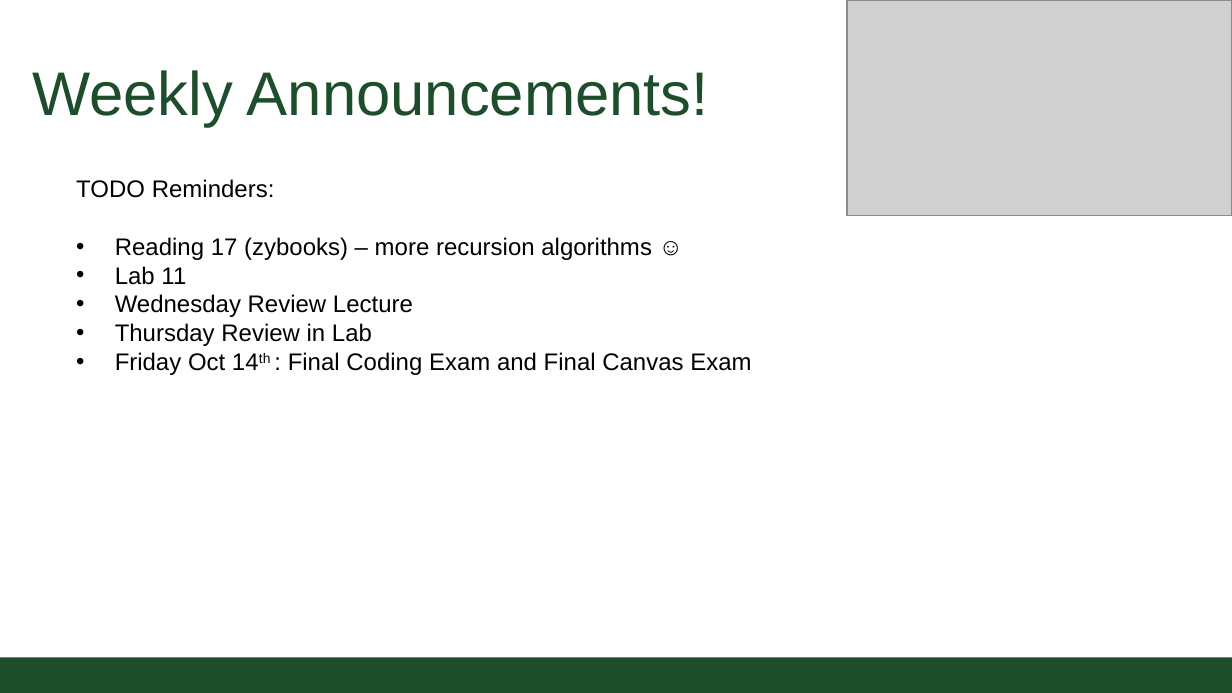
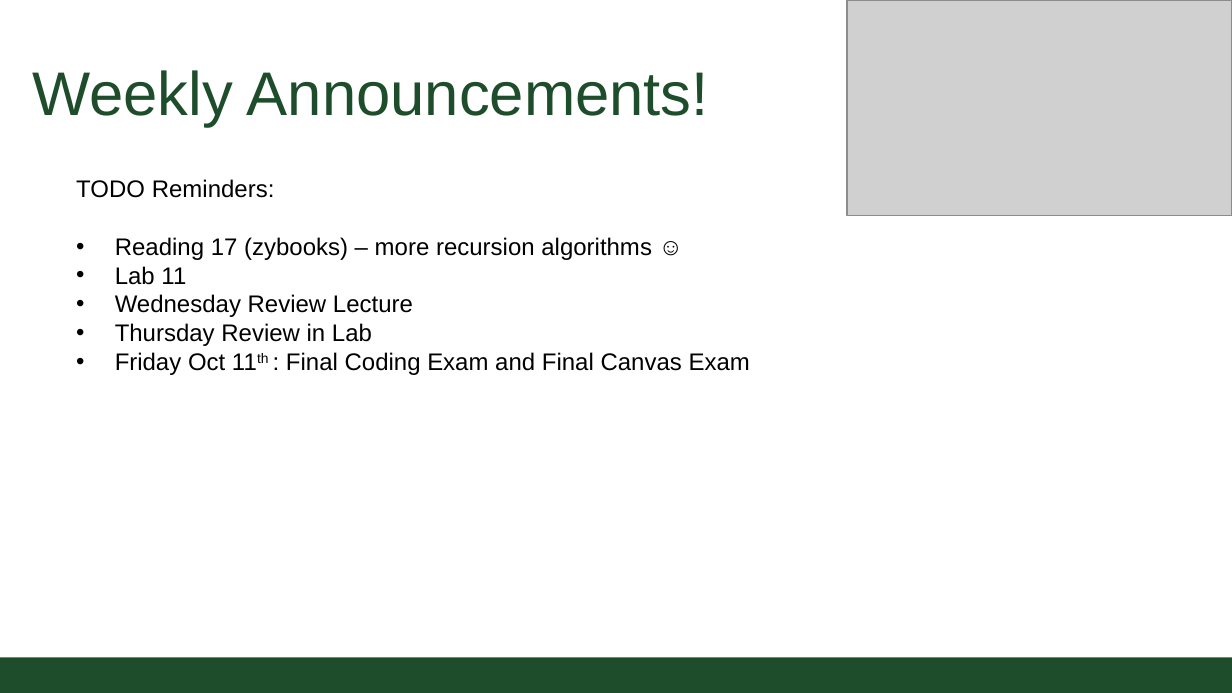
Before and after one commit to CSU-CS152/Handouts, a slide deck: slide 2 of 08_01BinarySearchCS152.pptx. Drawn at 1232x693 pixels with LibreOffice and Linux fonts; fonts in the diff are those of the drawing; grey boxes stand for pictures; background and template pictures are left out. Boxes give left, top, right and bottom in pixels: in the first picture for what was removed or moved away, otherwise in the second. Text is boxed around its words. In the diff, an @@ line names an element or a change of style, - is before the commit and + after.

```diff
--- a/08_01BinarySearchCS152.pptx
+++ b/08_01BinarySearchCS152.pptx
@@ text at [115,352,750,375]: text changed @@
-• Friday Oct 14th : Final Coding Exam and Final Canvas Exam
+• Friday Oct 11th : Final Coding Exam and Final Canvas Exam
```
Also in this commit, not shown: 1 other file.
